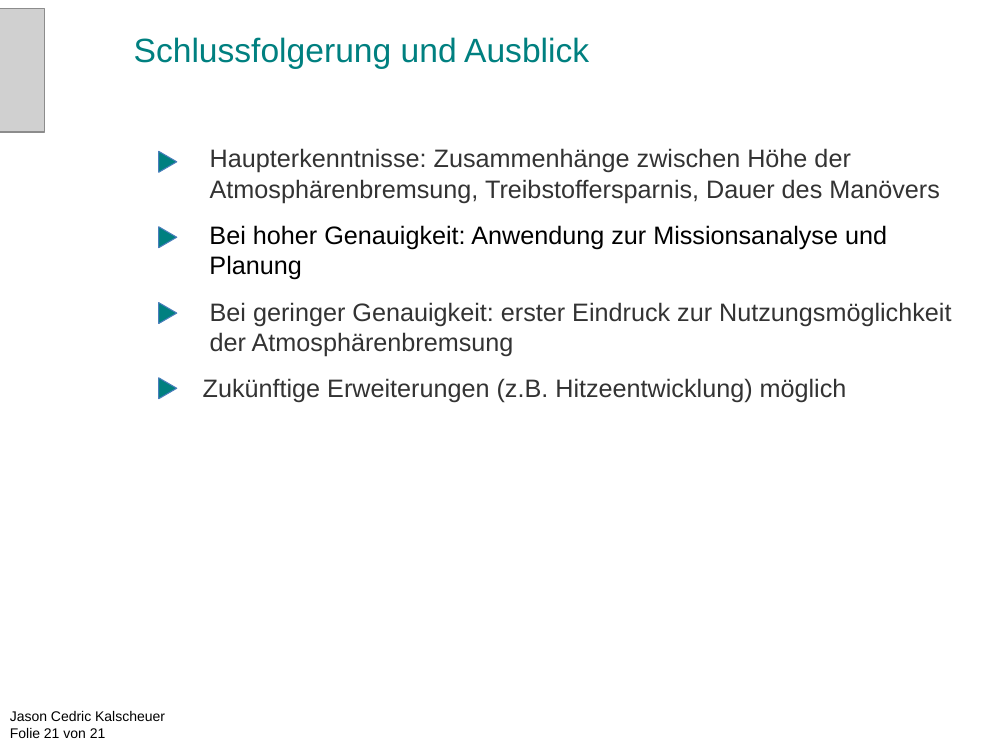
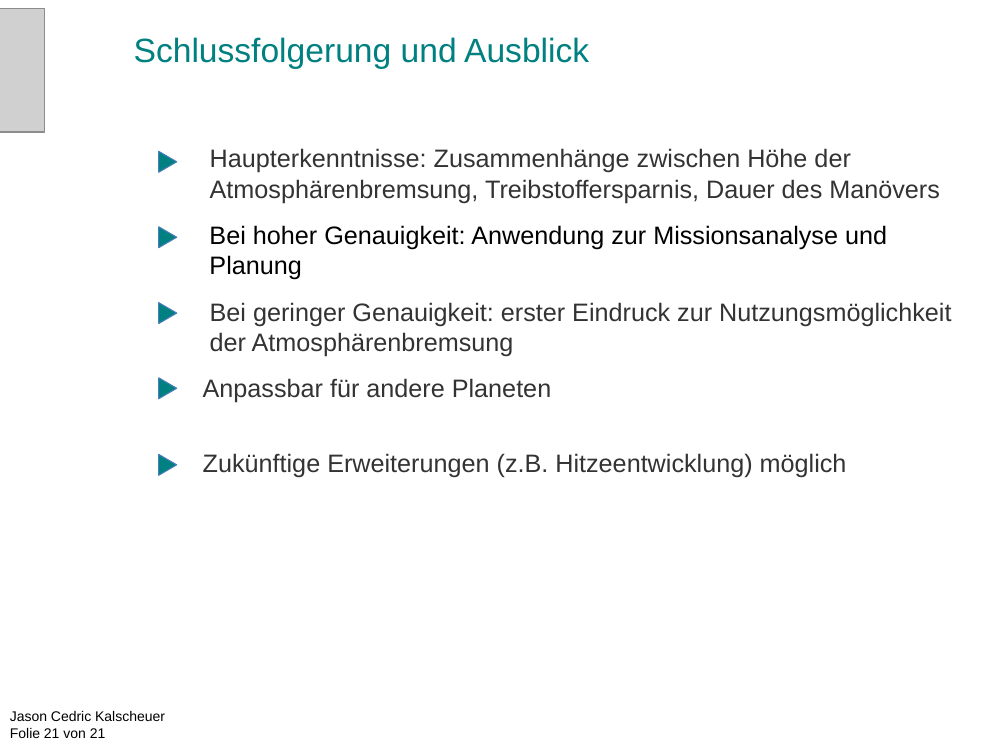
Before and after one commit to CedricKalscheuer/Aerobraking, a slide deck: slide 21 of Präsentation_Atmosphärenbremsung.pptx. Drawn at 1008x756 pixels with LibreOffice and Linux fonts; fonts in the diff are those of the drawing; grey boxes stand for pictures. Boxes give left, top, right and bottom in pixels: in the first picture for what was removed or moved away, otherwise in the second. Text is boxed around its words. In the diff, an @@ line names an element or a change of style, - is before the commit and + after.

```diff
--- a/Präsentation_Atmosphärenbremsung.pptx
+++ b/Präsentation_Atmosphärenbremsung.pptx
@@ text added at (x1=203, y1=378, x2=551, y2=403), 18 pt, text #333333 @@
+Anpassbar für andere Planeten
@@ text "Zukünftige Erweiterungen (z.B. Hitzeentwicklung) möglich" moved from (x1=203, y1=378, x2=847, y2=403) to (x1=203, y1=453, x2=847, y2=478) @@
@@ flow chart merge added at (x1=159, y1=454, x2=177, y2=475), fill #008080, outline #4B7EBC 0.75 pt @@
```
